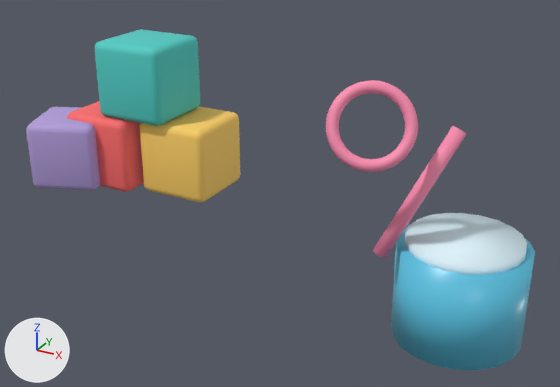
An edit to the glTF model public/models/room-brinquedos.glb, drawn before and after from the same camera.
The view is the same before and after, from a camera (50 mm lens) standing at (1.065, -0.491, 1.09) and looking at (0.091, 1.279, 0.204). Every picture has the same lights, and +X, +Y and +Z are marked at lower left. The older version comes first. Vertices at exactly the same position are counted once.

Names of what the first picture shows: 'Blower', 'Toys'.
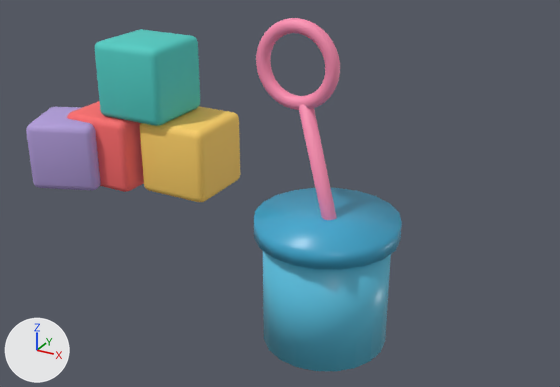
Boxes (x1, y1, x2, y2) around the edits, measured in the pictures (560 x 387 px; the box of a moved part takes in the faces that stretch with it):
'Blower', reshaped (29% narrower, 22% taller)
    before: (326, 80, 535, 370)
    after: (254, 18, 402, 371)
part 1 of me_blower, added (cyan)
    after: (263, 251, 391, 371)
part 2 of me_blower, added (cyan)
    after: (254, 188, 402, 270)
part 3 of me_blower, moved or reshaped
    before: (405, 213, 527, 275)
    after: (299, 105, 337, 220)
part 4 of me_blower, added
    after: (256, 18, 340, 110)
part 5 of me_blower, deleted (pink)
    before: (326, 80, 418, 172)
part 6 of me_blower, deleted (cyan)
    before: (391, 226, 535, 370)
part 7 of me_blower, deleted
    before: (373, 126, 466, 258)

What the commit changed:
Material 'SoapBlueDeep' (mat_soapbluedeep) is new.
Its base color is (0.0497, 0.397, 0.631) (cyan #3fa9d0).
Its roughness is 0.35.
me_blower is used by ob_blower; location (0.0, 0.0, 0.0).
me_blower had 696 vertices, 1380 faces and spanned x 0.377..0.82, y 0.939..1.31, z 0.0..0.642.
me_blower now has 736 vertices, 1456 faces and spans x 0.197..0.55, y 0.81..1.15, z 0.0..0.769.
me_blower part 1: a new loose piece, a 20-sided cylinder along z spanning x 0.23..0.53, y 0.83..1.13, z 0.0..0.28, in mat_soapblue (cyan #5ec8e8).
me_blower part 2: a new loose piece, a 20-sided cylinder along z spanning x 0.21..0.55, y 0.81..1.15, z 0.278..0.322, in mat_soapbluedeep (cyan #3fa9d0).
me_blower part 3: the loose piece of 40 vertices spanning x 0.52..0.8, y 1.01..1.29, z 0.23..0.26 is multiplied about its middle by the matrix ((0.118, 0.0, -4.032), (0.0, 0.121, 0.0), (0.029, 0.0, 16.172)), then moved by (-0.28, -0.17, 0.098), in mat_wandpink (pink #ff8fb3).
me_blower part 4: a new loose piece, a torus around y (ring radius 0.085, tube radius 0.016) spanning x 0.197..0.399, y 0.964..0.996, z 0.567..0.769, in mat_wandpink (pink #ff8fb3).
me_blower part 5: the loose piece of 576 vertices spanning x 0.377..0.563, y 0.939..1.061, z 0.458..0.642 is deleted.
me_blower part 6: the loose piece of 40 vertices spanning x 0.5..0.82, y 0.99..1.31, z 0.0..0.24 is deleted.
me_blower part 7: the loose piece of 40 vertices spanning x 0.478..0.642, y 1.01..1.15, z 0.223..0.537 is deleted.
Other edits to the shape of me_blower do not show in these pictures.
me_blower gains material mat_soapbluedeep (cyan #3fa9d0).
